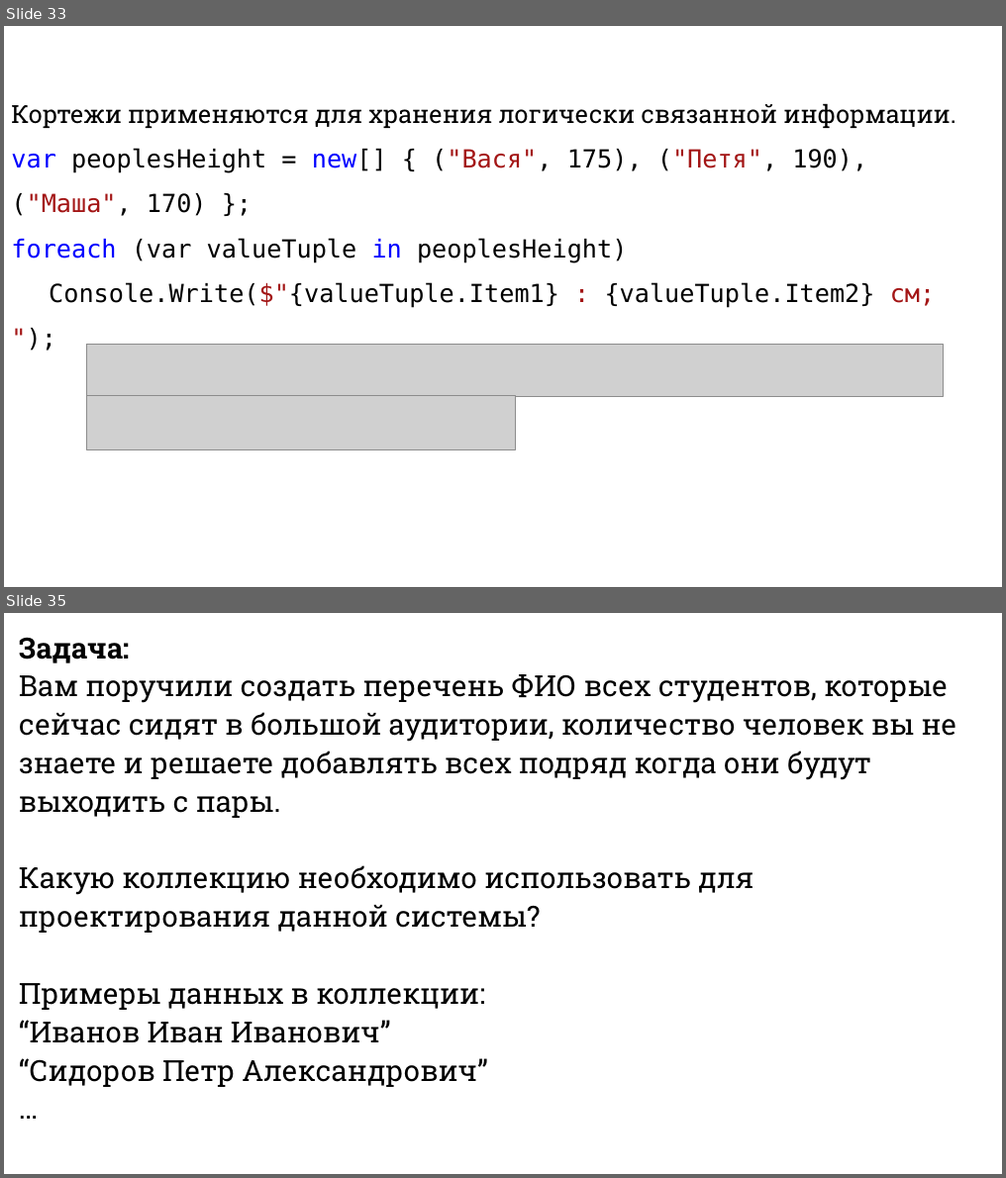
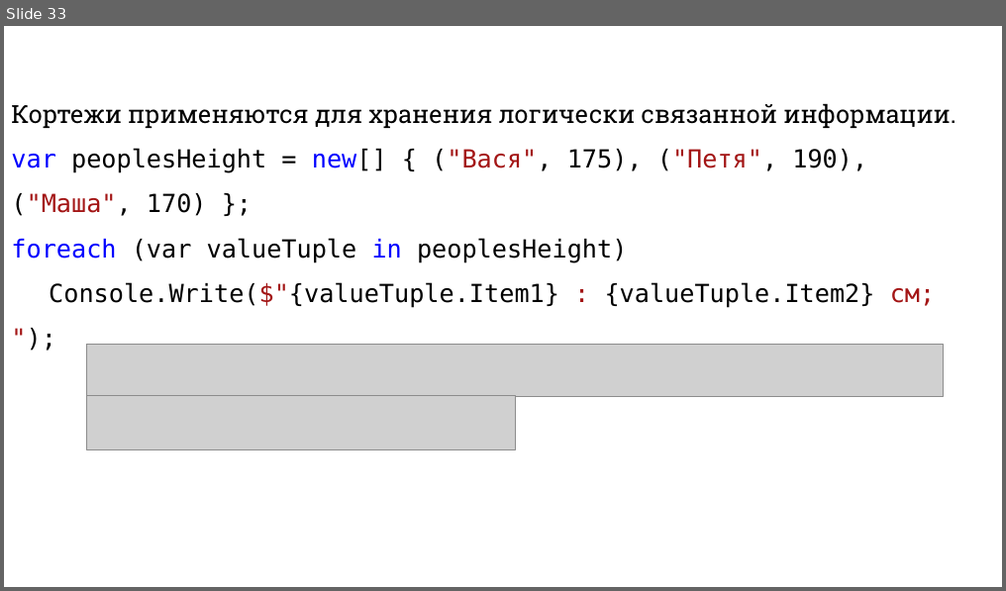
Before and after one commit to DaniilKlyukin/ITiP-1, a slide deck: Лекции/ИТиП лек 3 (лр 3, практическая 2).pptx. Shown one above the other, each under a label of ours: slides 33 and 35 before the commit, slide 33 after it; the slides between them are not shown. The pictures are 1006x1178 and 1006x591 pixels, drawn with LibreOffice and Linux fonts; fonts in the diff are those of the drawing; grey boxes stand for pictures. Boxes give left, top, right and bottom in pixels: in the first picture for what was removed or moved away, otherwise in the second. Text is boxed around its words. In the diff, an @@ line names an element or a change of style, - is before the commit and + after.

```diff
--- a/Лекции/ИТиП лек 3 (лр 3, практическая 2).pptx
+++ b/Лекции/ИТиП лек 3 (лр 3, практическая 2).pptx
@@ slide 35 removed at <box>4,613,1002,1174</box>, background #FFFFFF @@
@@ text removed at <box>19,637,957,1087</box> @@
-Задача:
-Вам поручили создать перечень ФИО всех студентов, которые сейчас сидят в большой аудитории, количество человек вы не знаете и решаете добавлять всех подряд когда они будут выходить с пары.
-Какую коллекцию необходимо использовать для проектирования данной системы?
-Примеры данных в коллекции:
-“Иванов Иван Иванович”
-“Сидоров Петр Александрович”
-…
```
Also in this commit, not shown: 2 slides changed, 1 other slide removed.
